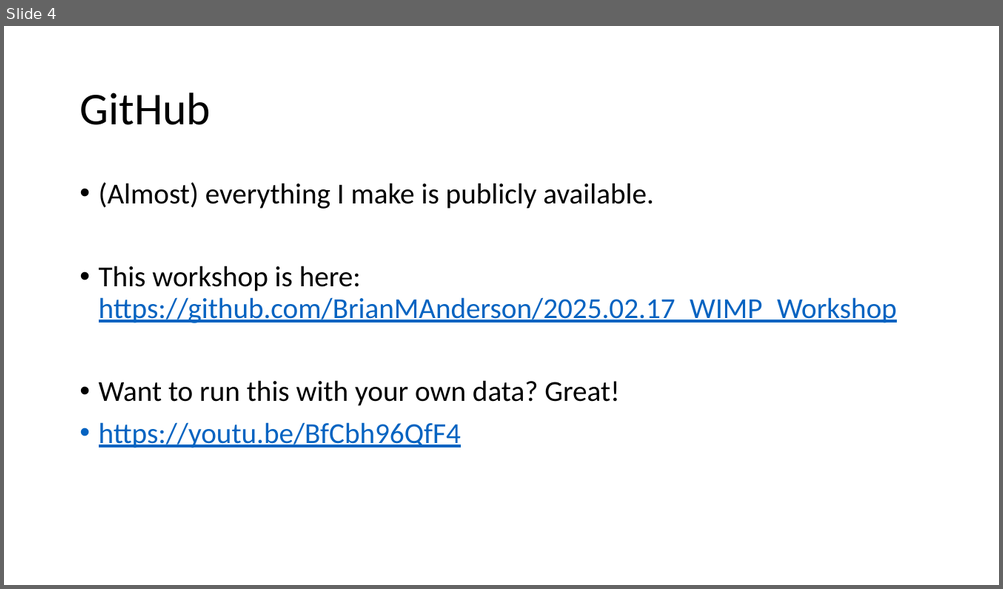
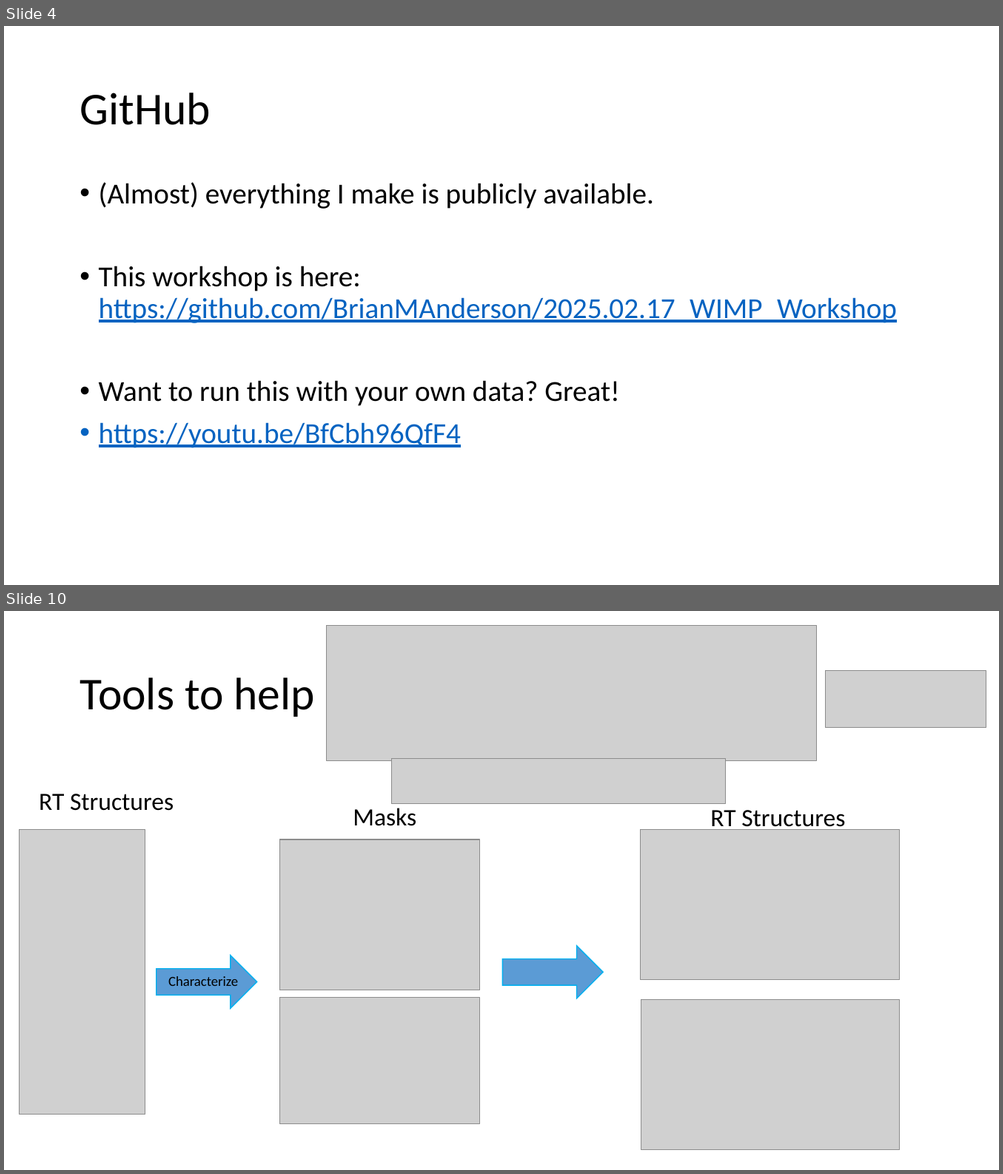
Before and after one commit to brianmanderson/2025.02.17_WIMP_Workshop, a slide deck: Presentation.pptx. Shown one above the other, each under a label of ours: slide 4 before the commit, slides 4 and 10 after it; the slides between them are not shown. The pictures are 1003x589 and 1003x1174 pixels, drawn with LibreOffice and Linux fonts; fonts in the diff are those of the drawing; grey boxes stand for pictures. Boxes give left, top, right and bottom in pixels: in the first picture for what was removed or moved away, otherwise in the second. Text is boxed around its words. In the diff, an @@ line names an element or a change of style, - is before the commit and + after.

```diff
--- a/Presentation.pptx
+++ b/Presentation.pptx
@@ slide 10 added at box(4, 611, 999, 1170), background #FFFFFF @@
@@ picture added at box(327, 625, 817, 760) @@
@@ picture added at box(825, 671, 987, 727) @@
@@ title added at box(79, 678, 314, 717), 44 pt, text #000000 @@
+Tools to help
@@ picture added at box(391, 759, 726, 804) @@
@@ text added at box(39, 794, 173, 811), 24 pt, text #000000 @@
+RT Structures
@@ text added at box(353, 808, 416, 826), 24 pt, text #000000 @@
+Masks
@@ text added at box(710, 810, 845, 833), 24 pt, text #000000 @@
+RT Structures
@@ picture added at box(19, 829, 145, 1115) @@
@@ picture added at box(640, 829, 899, 980) @@
@@ picture added at box(280, 840, 480, 991) @@
@@ down arrow added at box(156, 956, 257, 1008), fill #5B9BD5, outline #00B0F0 1 pt @@
@@ down arrow added at box(503, 946, 603, 999), fill #5B9BD5, outline #00B0F0 1 pt @@
@@ text added at box(168, 977, 238, 986), 13.3 pt, text #000000 @@
+Characterize
@@ picture added at box(280, 997, 480, 1125) @@
@@ picture added at box(640, 999, 899, 1150) @@
```
Also in this commit, not shown: 6 other slides added.
